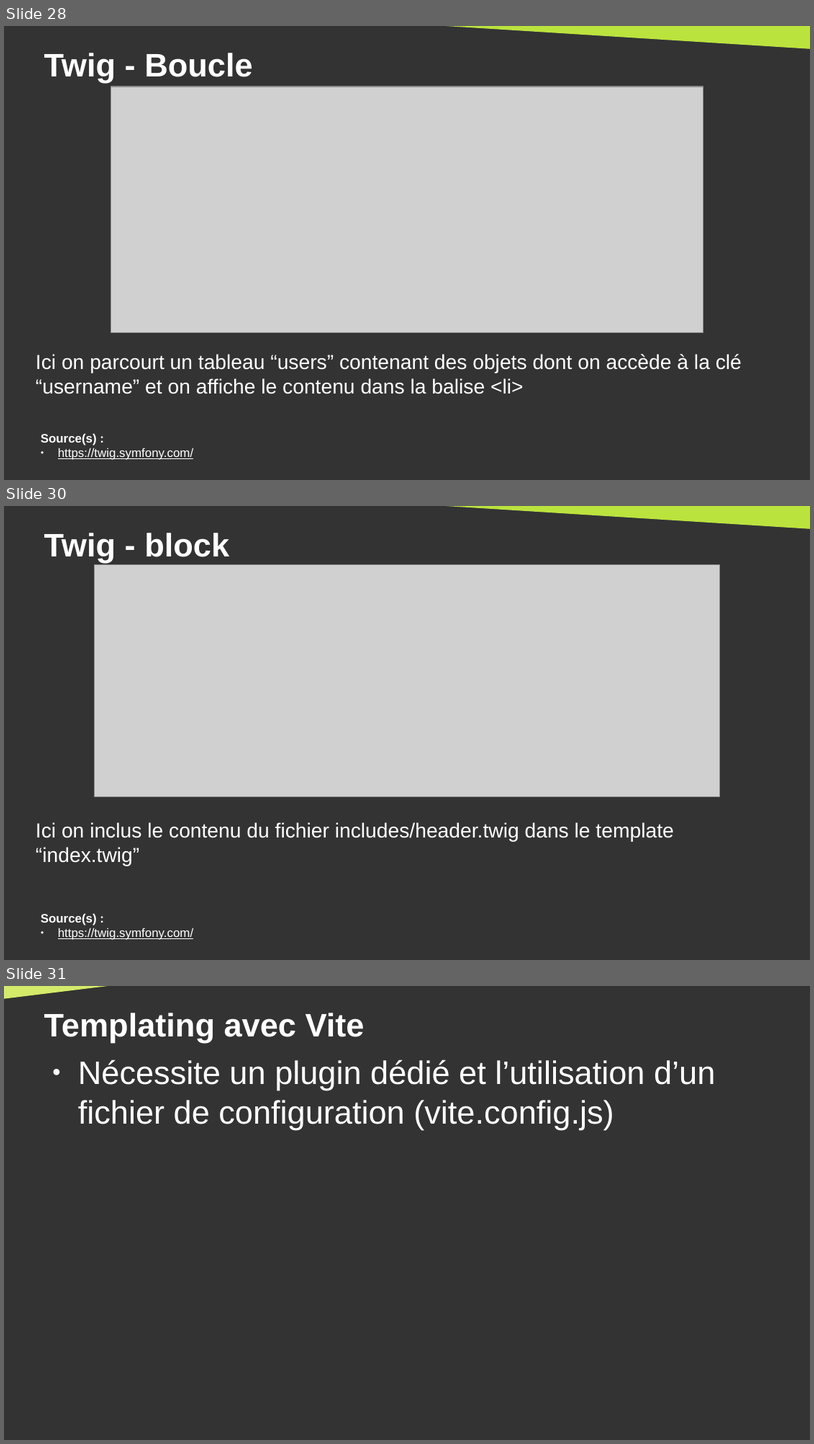
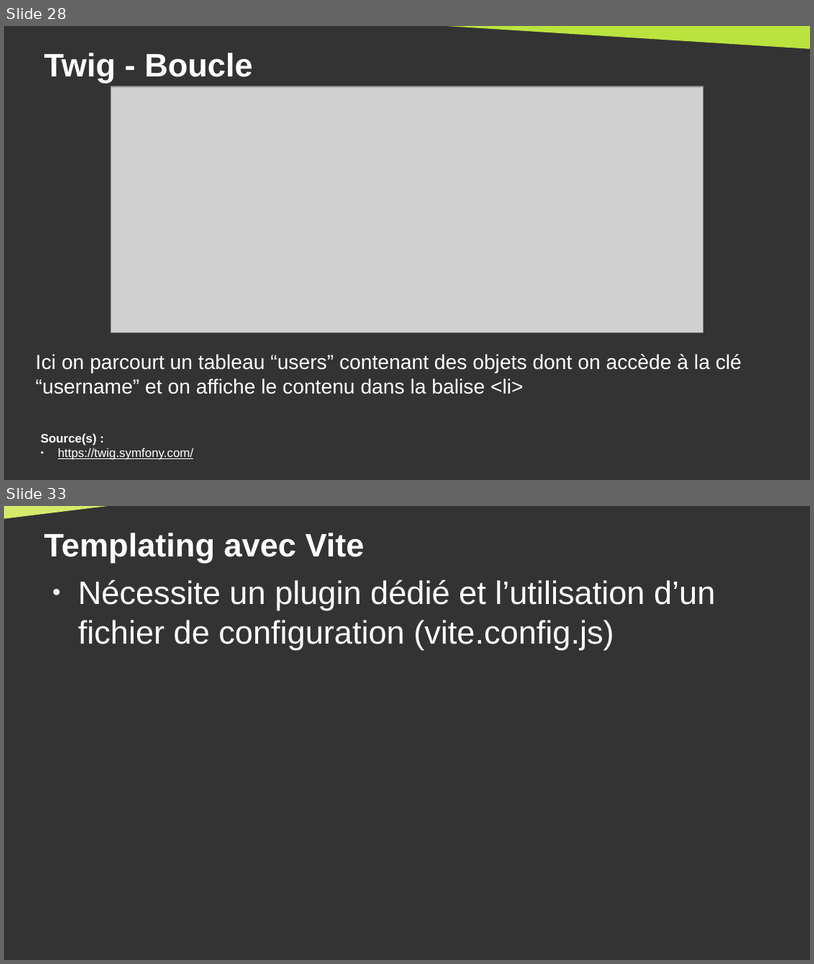
Before and after one commit to DanYellow/cours, a slide deck: developpement-front-s5/travaux-pratiques/numero-4/presentation.odp. Shown one above the other, each under a label of ours: slides 28, 30 and 31 before the commit, slides 28 and 33 after it; the slides between them are not shown. The pictures are 814x1444 and 814x964 pixels, drawn with LibreOffice and Linux fonts; fonts in the diff are those of the drawing; grey boxes stand for pictures. Boxes give left, top, right and bottom in pixels: in the first picture for what was removed or moved away, otherwise in the second. Text is boxed around its words. In the diff, an @@ line names an element or a change of style, - is before the commit and + after.

```diff
--- a/developpement-front-s5/travaux-pratiques/numero-4/presentation.odp
+++ b/developpement-front-s5/travaux-pratiques/numero-4/presentation.odp
@@ slide 30 removed at [4,506,810,960], background #333333 @@
@@ right triangle removed at [395,506,810,530] @@
@@ title removed at [44,533,229,562] @@
-Twig - block
@@ picture removed at [95,564,720,796] @@
@@ text removed at [36,822,674,866] @@
-Ici on inclus le contenu du fichier includes/header.twig dans le template “index.twig”
@@ text removed at [41,913,193,939] @@
-Source(s) :
-● https://twig.symfony.com/
@@ what was slide 31 is now slide 33 @@
```
Also in this commit, not shown: 2 slides changed, 6 slides added, 3 other files.
